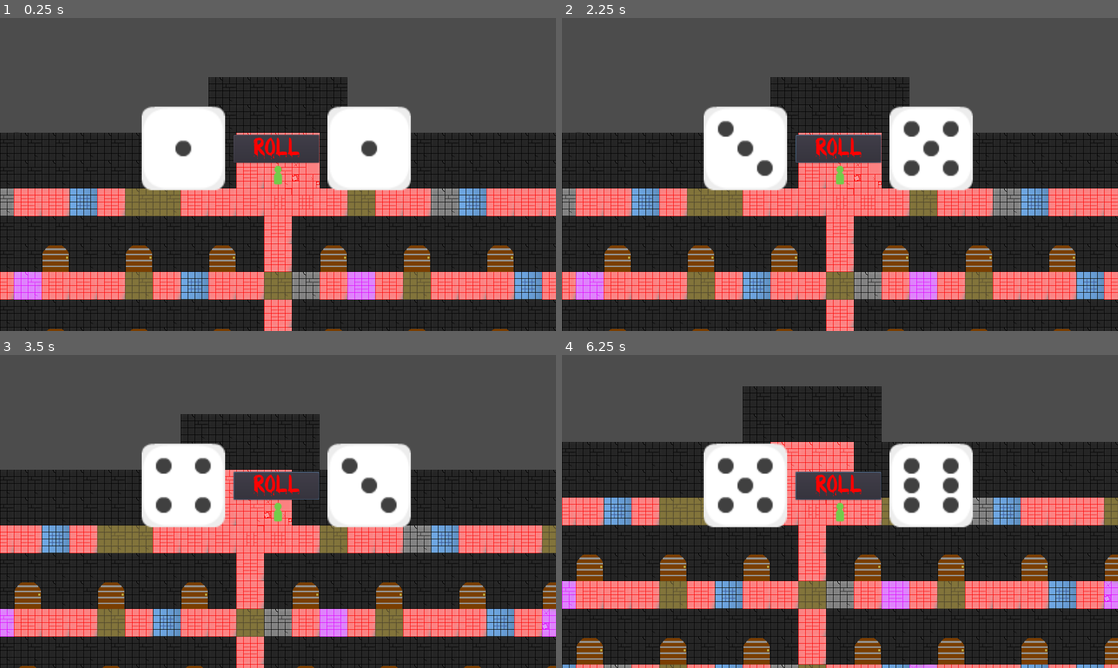
Above: before the commit, frames 1-4 (two rows, left to right).
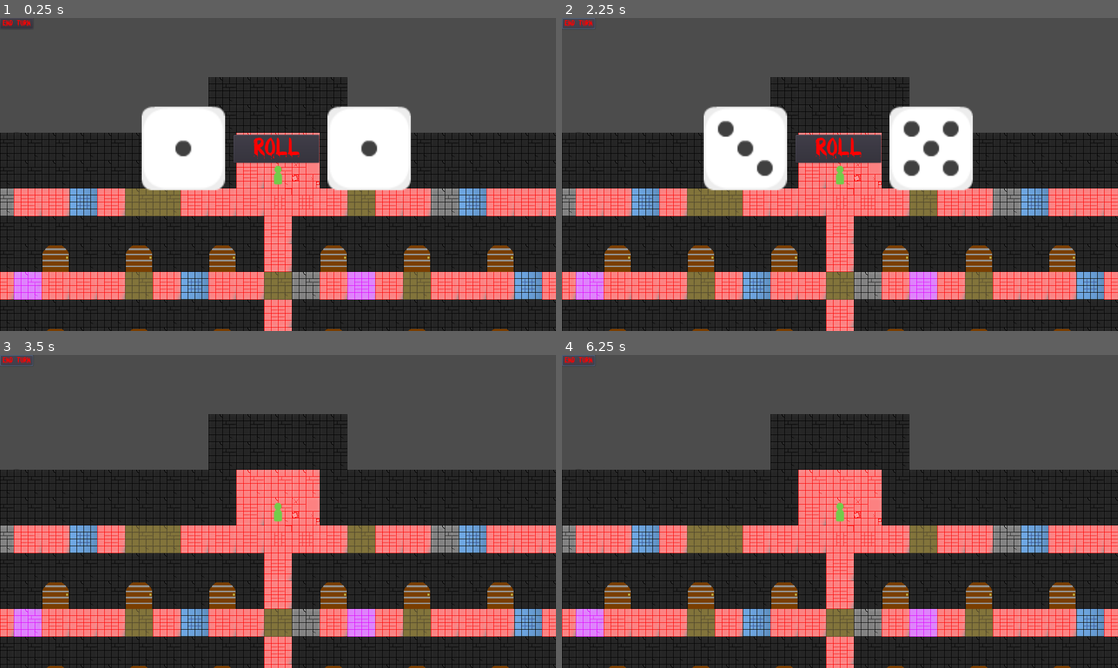
Above: after the commit, the same moments.

Repository: 44351-w22/protech-adaptation-game-sounds-good-studios
Game: Godot game, scene res://World.tscn
Two runs of this game, one before a commit and one after it. Both use one fixed random seed, a clock stepped at 60 frames per second and the inputs below.
Inputs (mouse positions are in pixels of both pictures, inside the frame that each line leads up to):
- Up to frame 1 (0.25 s): no input
- Up to frame 2 (2.25 s): click (578, 136) at 0.52 s; click "ROLL" at 1.25 s; click (578, 24) at 2 s, where only the run after the commit has a clickable "End Turn"
- Up to frame 3 (3.5 s): tap Enter at 2.75 s; hold Right (ui_right) from 2.78 s (still down)
- Up to frame 4 (6.25 s): release Right (ui_right) at 3.53 s; hold Down (ui_down) 3.53-4.28 s; tap R (reset) at 4.25, 5, 5.75 s; hold Right (ui_right) 4.28-5.03 s; hold Up (ui_up) 5.03-5.78 s; hold Left (ui_left) from 5.78 s (still down)

The runs differ from the first frame. In frame 1, less than 0.1% of the frame differs, in the area x 0-6%, y 0-4%; in frame 2, 0.2%; in frame 3, 30%; in frame 4, 56%, in the area x 0-100%, y 0-100%.

Commit message:
locked player movement to dice roll, prepared for hotswapping

Diff:
--- a/Player.gd
+++ b/Player.gd
@@ -15,18 +15,21 @@
 var start_Position_x = 608
 var start_Position_y = 96
 
+export var movesLeft = 0
+
 func _ready():
 	position.x = start_Position_x
 	position.y = start_Position_y
 
 func move(dir):
-	rayDown.cast_to = inputs[dir] * tile_size
-	rayDown.force_raycast_update()
-	if !rayDown.is_colliding():
-		move_tween(dir)
-
-	#if $CollisionShape2D.position.x != start_Position_x or $CollisionShape2D.position.y != start_Position_y:
-		#emit_signal("Collision")
+	if movesLeft > 0:
+		rayDown.cast_to = inputs[dir] * tile_size
+		rayDown.force_raycast_update()
+		if !rayDown.is_colliding():
+			move_tween(dir)
+			movesLeft -= 1
+		#if $CollisionShape2D.position.x != start_Position_x or $CollisionShape2D.position.y != start_Position_y:
+			#emit_signal("Collision")
 
 
 func move_tween(dir):
--- a/World.gd
+++ b/World.gd
@@ -4,7 +4,8 @@
 onready var p1 = $Player1
 onready var dice = $CanvasLayer/Dice_Roller
 onready var totalDiceRoll = dice.totalRoll
-
+onready var currentPlayer = p1
+onready var nextPlayer = p1
 
 func _ready():
 	move_camera(p1)
@@ -28,3 +29,18 @@
 		print("red")
 	elif tile == "Yellow Brick Floor.png 4":
 		print("yellow")
+
+func player_turn():
+	dice.visible = true
+
+func _on_Button_pressed():
+	yield(get_tree().create_timer(2.0), "timeout")
+	dice.visible = false
+	totalDiceRoll = dice.totalRoll
+	currentPlayer.movesLeft = totalDiceRoll
+
+func _on_EndTurn_pressed():
+	currentPlayer = nextPlayer
+	nextPlayer = currentPlayer
+	move_camera(currentPlayer)
+	player_turn()
--- a/World.tscn
+++ b/World.tscn
@@ -1,10 +1,14 @@
-[gd_scene load_steps=6 format=2]
+[gd_scene load_steps=8 format=2]
 
 [ext_resource path="res://TileMap.tscn" type="PackedScene" id=1]
 [ext_resource path="res://DoorTileMap.tscn" type="PackedScene" id=2]
 [ext_resource path="res://Player.tscn" type="PackedScene" id=3]
 [ext_resource path="res://World.gd" type="Script" id=4]
 [ext_resource path="res://Dice_Roller.tscn" type="PackedScene" id=5]
+[ext_resource path="res://assets/BLOODY.TTF" type="DynamicFontData" id=6]
+
+[sub_resource type="DynamicFont" id=1]
+font_data = ExtResource( 6 )
 
 [node name="World" type="Node"]
 script = ExtResource( 4 )
@@ -38,4 +42,22 @@
 
 [node name="Dice_Roller" parent="CanvasLayer" instance=ExtResource( 5 )]
 
+[node name="EndTurn" type="Button" parent="CanvasLayer"]
+margin_right = 12.0
+margin_bottom = 20.0
+custom_colors/font_color_disabled = Color( 1, 0, 0, 1 )
+custom_colors/font_color_focus = Color( 1, 0, 0, 1 )
+custom_colors/font_color = Color( 1, 0, 0, 1 )
+custom_colors/font_color_hover = Color( 1, 0, 0, 1 )
+custom_colors/font_color_pressed = Color( 1, 0, 0, 1 )
+custom_fonts/font = SubResource( 1 )
+text = "End Turn"
+__meta__ = {
+"_edit_use_anchors_": false
+}
+
 [connection signal="Collision" from="Player1" to="." method="_on_Player1_Collision"]
+[connection signal="pressed" from="CanvasLayer/Dice_Roller/Button" to="." method="_on_Button_pressed"]
+[connection signal="pressed" from="CanvasLayer/EndTurn" to="." method="_on_EndTurn_pressed"]
+
+[editable path="CanvasLayer/Dice_Roller"]
